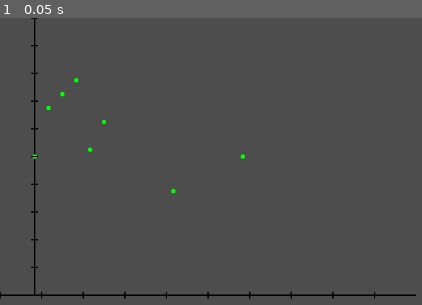
Above: before the commit, frame 1.
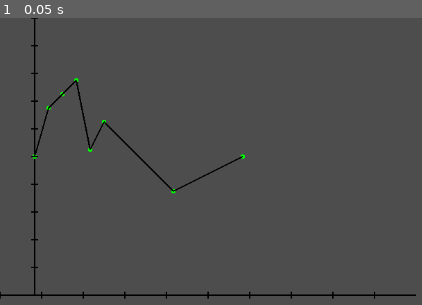
Above: after the commit, the same moment.

Repository: Ayadayi/Tissu_cardiaque
Game: Godot game, scene res://node_2d.tscn
Same seed, same stepped clock (60 frames per second), same inputs: the game is played once before the commit and once after it.
Inputs:
- Up to frame 1 (0.05 s): no input

The runs differ from the first frame. In frame 1, 0.5% of the frame differs, in the area x 8-58%, y 21-61%.

Commit message:
Ajout de reliage des points

Diff:
--- a/courbe/control.gd
+++ b/courbe/control.gd
@@ -1,6 +1,6 @@
 extends Control
 
-const RESOLUTION := 100  # Nombre de points pour lisser la courbe
+const RESOLUTION := 100  # Nombre de points
 const POINT_SIZE := 3  # Taille des points
 var width := 600
 var height := 400
@@ -9,11 +9,7 @@
 var points : Array = []
 
 func _ready():
-	set_size(Vector2(width, height))  # Définit la taille du Control
-	connect("resized", Callable(self, "_on_resized"))
-	queue_redraw()
-
-	# Exemple d'ajout de points manuellement à partir du tableau
+	# Ajout de points manuellement à partir du tableau
 	# Ajouter des points
 	points.append(Vector2(50, height / 2))
 	points.append(Vector2(70, height / 2 - 70))
@@ -26,9 +22,6 @@
 
 
 func _draw():
-	var amplitude = height / 3.0  # Amplitude relative à la hauteur
-	var center_y = height / 2.0  # Position centrale
-
 	# Dessiner les axes X et Y
 	draw_line(Vector2(50, 0), Vector2(50, height), Color(0, 0, 0), 2)  # L'axe Y
 	draw_line(Vector2(0, height), Vector2(width, height), Color(0, 0, 0), 2)  # L'axe X
@@ -38,6 +31,10 @@
 	for point in points:
 		draw_circle(point, POINT_SIZE, Color(0, 1, 0))
 
+	# Relier les points entre eux
+	for i in range(points.size() - 1):
+		draw_line(points[i], points[i+1], Color(0, 0, 0), 2)
+
 	# Ajouter des graduations sur l'axe des abscisses
 	for i in range(0, RESOLUTION, int(RESOLUTION / 10)):
 		var x = i / float(RESOLUTION) * width
@@ -46,8 +43,3 @@
 	# Ajouter des repères sur l'axe des ordonnées
 	for i in range(0, height, int(height / 10)):
 		draw_line(Vector2(45, i), Vector2(55, i), Color(0, 0, 0), 2)  # Repères sur l'axe des Y
-
-func _on_resized():
-	width = get_size().x
-	height = get_size().y
-	queue_redraw()  # Redessiner lorsque la taille change
